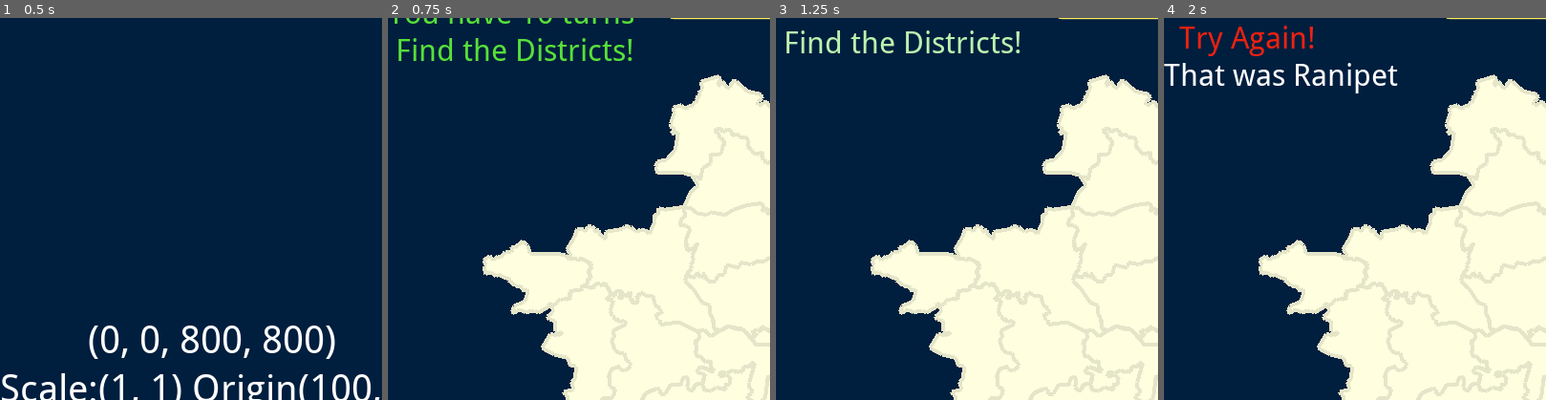
Above: before the commit, frames 1-4 (left to right).
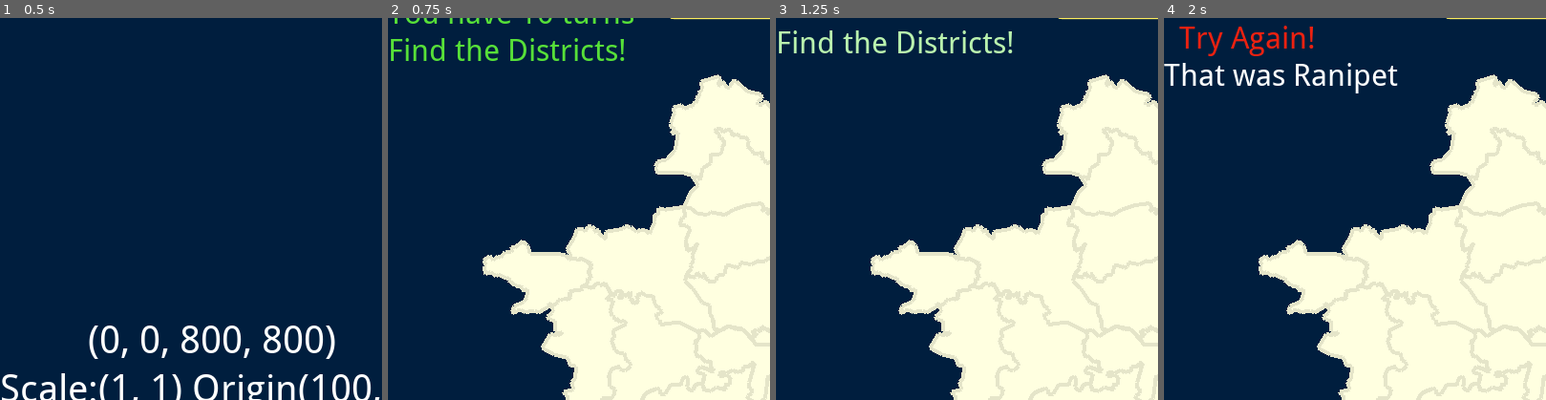
Above: after the commit, the same moments.

Repository: sharun-s/godot-tn
Game: Godot game, scene res://Node2D.tscn
The game is run twice, just before and just after one commit, with the same random seed, the same clock (stepped at 60 frames per second) and the same inputs.
Inputs (mouse positions are % of the whole screen's width and height, from its top left):
- Up to frame 1 (0.5 s): no input
- Up to frame 2 (0.75 s): click "Timed Quiz" at 0.5 s
- Up to frame 3 (1.25 s): no input
- Up to frame 4 (2 s): tap Enter at 1.25 s; drag from (62, 39) to (74, 10) at 1.27 s
The pictures show only the part of the screen within x 0-50%, y 5-55%; the shares and areas given below are measured in that part.

Frame 1 is identical in both runs. In frame 2, 1.7% of the frame differs, in the area x 0-64%, y 5-12%; in frame 3, 1.8%, in the area x 0-64%, y 3-10%; in frame 4, nothing differs.

Commit message:
City quiz shows player the city after each challenge Drawn cities cleared on gameover

Diff:
--- a/Cities.gd
+++ b/Cities.gd
@@ -6,7 +6,7 @@
 {name="Ambur",position = Vector2( 358.731, 114.127 ),group = "Municipality Selection grade",district = "Tirupathur",radius = 5},
 {name="Anakaputhur",position = Vector2( 563.136, 80.5498 ),group = "Municipality Second grade",district = "Chengalpattu",radius = 4},
 {name="Arakkonam",position = Vector2( 499.289, 70.6978 ),group = "Municipality First grade",district = "Ranipet",radius = 5},
-{name="Arani",position = Vector2( 443.066, 130.17 ),group = "Municipality First grade",district = "Kanchipuram",radius = 5},
+{name="Arani",position = Vector2( 443.066, 130.17 ),group = "Municipality First grade",district = "Tiruvannamalai",radius = 5},
 {name="Aranthangi",position = Vector2( 401.8, 495.789 ),group = "Municipality First grade",district = "Pudukotai",radius = 5},
 {name="Arcot",position = Vector2( 448.009, 83.4997 ),group = "Municipality First grade",district = "Ranipet",radius = 5},
 {name="Ariyalur",position = Vector2( 413.661, 353.718 ),group = "Municipality Second grade",district = "Ariyalur",radius = 4},
@@ -175,8 +175,15 @@
 
 var mtype='all'
 var district='all'
+var city=''
+var cpos
+var crad
 
 func _draw():
+	if city!='':
+		draw_string(df, cpos, city, 'f92672')
+		draw_circle(cpos, crad, 'ff2207')
+		return
 	if district=='':
 		return
 	if district == 'all':
@@ -193,14 +200,28 @@
 				draw_string(df, p+Vector2(15, 0), i.name, 'f92672')
 				draw_circle(p, i.radius, 'ff2207')
 
-
-func _draw_cities(d, munitype):
+func clear():
+	_draw_cities('','','')
+
+#func _draw_city(c,p,r):
+#	_draw_cities('', '', c,p,r)
+
+func _draw_cities(d, munitype, c='',p=0,r=0):
 	if d !='' and munitype!='':
 		show()
 		mtype=munitype
 		district=d
 		update()
 	else:
+		if c!='':
+			city=c
+			crad=r
+			cpos=p
+			update()
+			return
 		mtype=''
 		district=''
+		city=''
+		crad=0
+		cpos=0
 		hide()
--- a/TN.gd
+++ b/TN.gd
@@ -528,23 +528,26 @@
 		gotoDistrict()
 	elif game_in_progress==4 and attempts < turns:
 		#CITY QUIZ
+		$Cities._draw_cities('','',ctmp.name, ctmp.position, ctmp.radius)
+		#print(ctmp.name, ctmp.position, ctmp.radius)
 		if district.split('/')[1] == challenge:
 			score+=1
 			attempts+=1
 			uiScore.text=str(score)+' / '+str(attempts)
 			setDistrict_Color_Text(district, selected_color_right)
 			timed_msg("[color=#"+selected_color_right.to_html(false)+"]Correct![/color]", 1)#, 2)
-			yield($Timer, "timeout")
-			if attempts < turns:
-				new_city_challenge()
 		else:
 			attempts+=1
 			uiScore.text=str(score)+' / '+str(attempts)
 			get_node(district).get_child(0).color=selected_color_wrong
-			var clist=[]
-			for i in $Cities.of[district.split('/')[1]]:
-				clist.append(i.name)
-			$HUD/Message.bbcode_text=ctmp.name+"???\n  [color=#ee2211]Try Again![/color]\nThat was "+district.split('/')[1] + ". "+str(clist)+" are located here"
+#			var clist=[]
+#			for i in $Cities.of[district.split('/')[1]]:
+#				clist.append(i.name)
+#			timed_msg("[color=#ee2211]Oops!!![/color]\n"+district.split('/')[1] + "\ncontains "+str(clist).replace('[','').replace("]","")+"\n[color=#eeee11]"+ctmp.name+' is in '+challenge+"[/color]", 5)
+			timed_msg("[color=#ee2211]Oops!!![/color]\n"+ctmp.name+' is in [color=#eede11]'+challenge+"[/color]", 3)
+		yield($Timer, "timeout")
+		if attempts < turns:
+			new_city_challenge()
 		if attempts==turns:
 			if timedcityquiz:
 				$QuizTimer.stop()
@@ -554,8 +557,10 @@
 			else:
 				#timed_msg('[pulse freq=5][color=#ffcc55]Not bad! \nYou scored '+str(score)+' / '+str(turns)+'[/color][/pulse]',2, 8, Color.orangered)
 				timed_msg('Not bad! \nYou scored '+str(score)+' / '+str(turns),2.5)
+			#TODO disable mouse/touch event handling while showing messages to player
 			yield($Timer, "timeout")
 			challenges_completed.clear()
+			$Cities.clear()
 			game_over()
 	else:
 		#get_tree().set_group("dlabels", "visible", false)
@@ -1147,7 +1152,7 @@
 	uiScore.visible=true
 	$HUD/TopRight/Clock.show()
 	$HUD/Message.show()
-	timed_msg("[pulse color=#44dd22 height=-15 freq=5]You have 10 turns\n Find the Districts![/pulse]",2)
+	timed_msg("[pulse color=#44dd22 height=-15 freq=5]You have 10 turns\nFind the Districts![/pulse]",2)
 	yield($Timer,"timeout")
 	new_challenge()
 	timedquiz=true
@@ -1160,7 +1165,7 @@
 	uiScore.visible=true
 	#$HUD/TopRight/Clock.show()
 	$HUD/Message.show()
-	timed_msg("[pulse color=#44dd22 height=-15 freq=5]You have 10 turns\n Find the District given a City name![/pulse]",2)
+	timed_msg("[pulse color=#44dd22 height=-15 freq=5]You have 10 turns\nFind the District given a City name![/pulse]",2)
 	yield($Timer,"timeout")
 	new_city_challenge()
 	#timedcityquiz=true
@@ -1264,6 +1269,7 @@
 			k.texture=null
 		else:
 			k.free()
+	$Cities.clear()
 	game_over()
 
 
